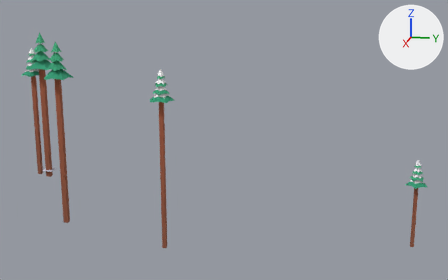
A saved change to the glTF model public/assets/toycar/set-avalanche-forest-i-lite.glb.
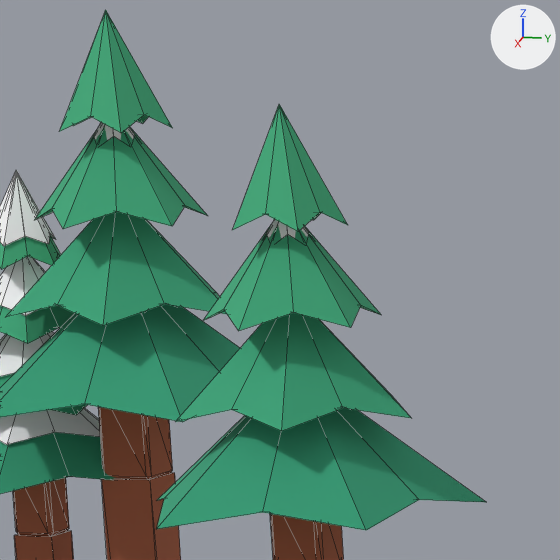
Each version appears first whole from a 50 mm camera at (63.9, 23.9, 24.0) aimed at (-1.6, 10.8, 7.6), and next in a close-up on the part from 7% to 18% of the width and 11% to 30% of the height. The axes (+X, +Y, +Z) are drawn at upper right. The lights are the same throughout. The older version's two pictures come first. The close-ups show mesh edges as thin lines. Vertices at exactly the same position are counted once.

The scene before the commit, as lines of its bpy script (objects in view):
```python
me_pines = bpy.data.meshes.new('pines')
me_pines.from_pydata(...)  # 556 vertices, 800 faces; spans x -2.0..21.8, y -2.8..47.1, z -14.3..5.3
me_pines.materials.append(mat_colormap)  # picture img_colormap_png
ob_pines = bpy.data.objects.new('pines', me_pines)
ob_pines.location = (-11.0, -15.3, 13.43)
```
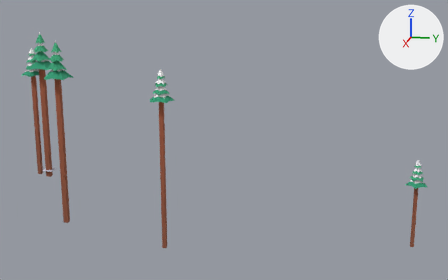
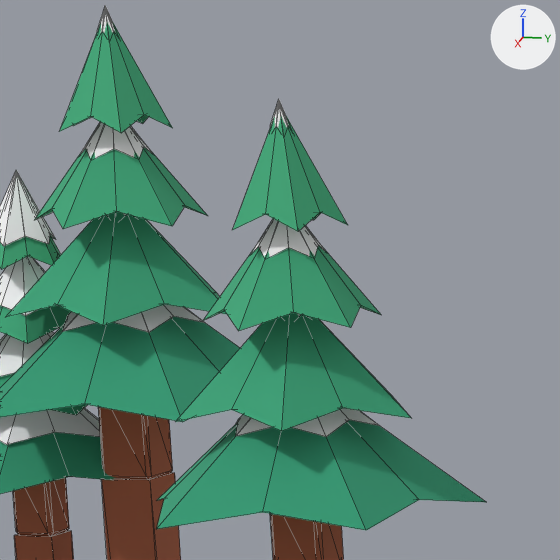
Diff of the bpy script that builds the scene:
```diff
--- a/public/assets/toycar/set-avalanche-forest-i-lite.glb.py
+++ b/public/assets/toycar/set-avalanche-forest-i-lite.glb.py
@@ me_pines @@
 # used by ob_pines; location = (-11.0, -15.3, 13.43)
-me_pines.from_pydata(...)  # 556 vertices, 800 faces; spans x -2.0..21.8, y -2.8..47.1, z -14.3..5.3
+me_pines.from_pydata(...)  # 600 vertices, 840 faces; spans x -2.0..21.8, y -2.8..47.1, z -14.3..5.3
+# me_pines part 1: the loose piece of 11 vertices spanning x -0.3..0.3, y -0.3..0.3, z 3.3..3.8 is copied, and the copy is scaled about its middle by (0.414, 0.414, 0.851), then moved by (0.0, 0.0, 1.2); it spans x -0.1..0.1, y -0.1..0.1, z 4.6..5.0
+# me_pines part 2: the loose piece of 11 vertices spanning x 15.7..16.2, y 9.7..10.2, z 4.0..4.4 is copied, and the copy is scaled about its middle by (0.414, 0.414, 0.851), then moved by (0.0, 0.0, 1.0); it spans x 15.8..16.0, y 9.9..10.1, z 5.0..5.3
+# me_pines part 3
+# 20 vertices are removed from x -0.6..0.5, y -0.6..0.6, z 1.4..3.5
+# 30 faces are deleted
+# 20 vertices are added at x -0.9..0.8, y -0.9..0.8, z 1.2..3.3
+# 30 new faces join them
+# me_pines part 4
+# 20 vertices are removed from x 15.4..16.4, y 9.5..10.5, z 2.4..4.1
+# 20 faces are deleted
+# 20 vertices are added at x 15.2..16.5, y 9.3..10.6, z 2.3..4.0
+# 20 new faces join them
+# other edits to the shape of me_pines do not show in these pictures
 me_pines.materials.append(mat_colormap)
```

What differs and where, as boxes (x1, y1, x2, y2) in the close-ups (560 x 560 px; the box of a moved part takes in the faces that stretch with it):
'pines', reshaped: before (0, 10, 486, 560); after (0, 5, 486, 560)
part 1 of me_pines, added: after (97, 5, 115, 33)
part 2 of me_pines, added: after (270, 100, 290, 128)
part 3 of me_pines, moved or reshaped: before (34, 122, 208, 229); after (34, 122, 208, 332)
part 4 of me_pines, moved or reshaped: before (265, 219, 309, 239); after (236, 219, 379, 437)
